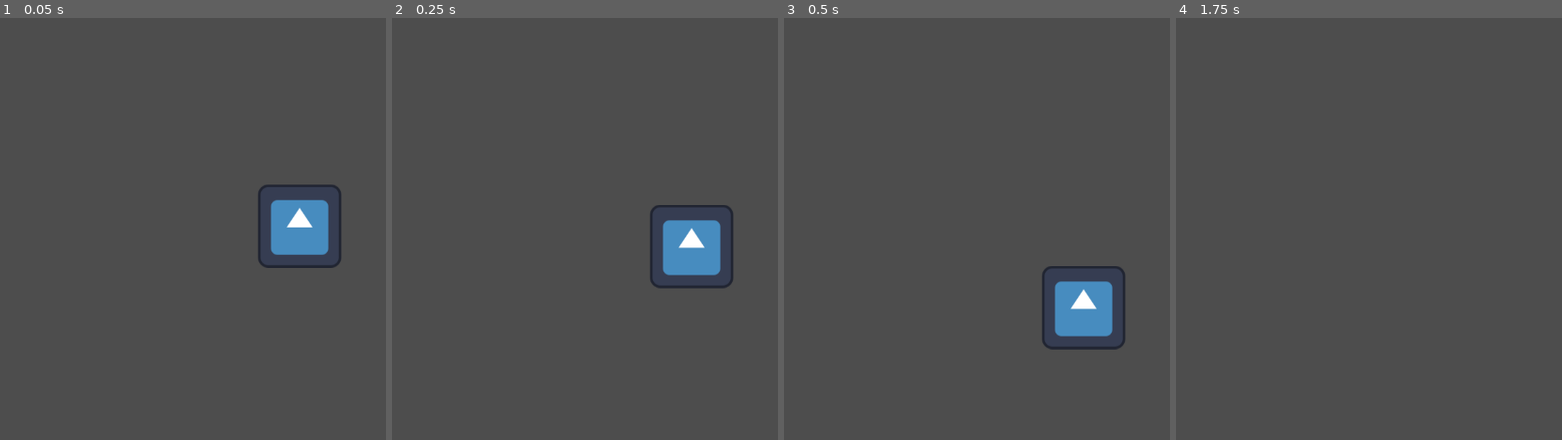
Above: before the commit, frames 1-4 (left to right).
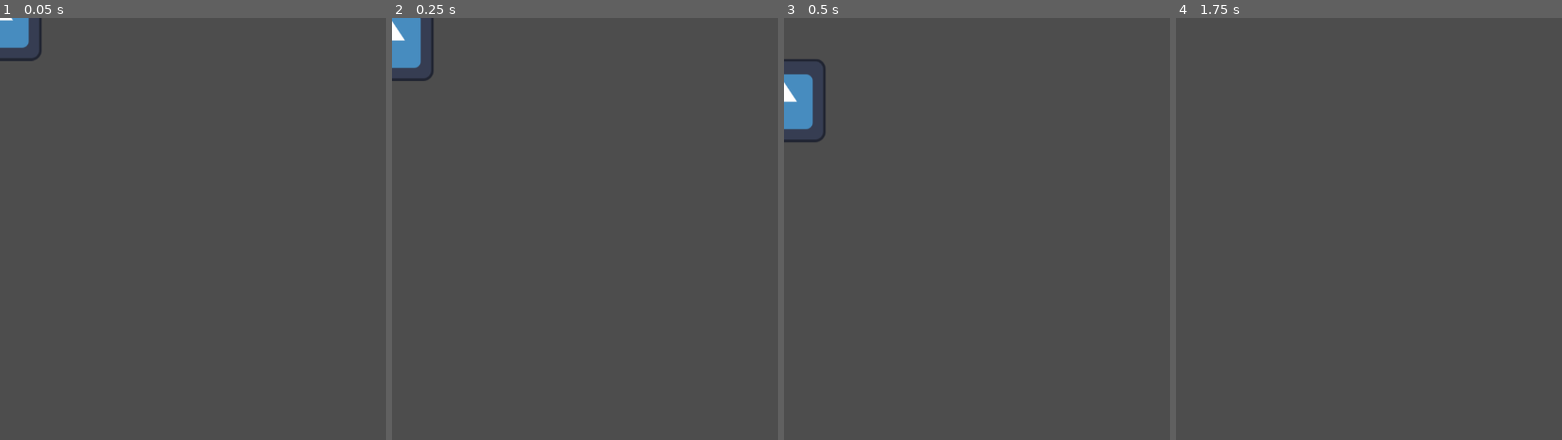
Above: after the commit, the same moments.

Repository: T4R1N/BuiltToScale
Game: Godot game, scene res://Scenes/Main.tscn
Two runs of this game, one before a commit and one after it. Both use one fixed random seed, a clock stepped at 60 frames per second and the inputs below. Before the commit the project starts from res://Scenes/main.tscn. The engine's default icon, where the game draws it, is replaced by a stand-in: a white triangle on a blue panel in a dark square.
Inputs:
- Up to frame 1 (0.05 s): no input
- Up to frame 2 (0.25 s): no input
- Up to frame 3 (0.5 s): no input
- Up to frame 4 (1.75 s): tap Enter (ui_accept) at 0.5, 0.77, 1.52 s; hold Right (ui_right) from 0.53 s (still down)

The runs differ from the first frame. In frame 1, 3.2% of the frame differs, in the area x 0-89%, y 0-60%; in frame 2, 3.6%; in frame 3, 3.8%, in the area x 0-89%, y 9-79%; in frame 4, nothing differs.

Commit message:
Some stuff

Diff:
--- /dev/null
+++ b/Scenes/Main.tscn
@@ -0,0 +1,9 @@
+[gd_scene load_steps=2 format=3 uid="uid://ujrl0r23bgjd"]
+
+[ext_resource type="PackedScene" uid="uid://cgmocoowxewlq" path="res://Scenes/Stage.tscn" id="1_wvxyk"]
+
+[node name="Main" type="Node"]
+
+[node name="CurrentScene" type="Node" parent="."]
+
+[node name="Stage" parent="CurrentScene" instance=ExtResource("1_wvxyk")]
--- /dev/null
+++ b/Scenes/Stage.tscn
@@ -0,0 +1,7 @@
+[gd_scene load_steps=2 format=3 uid="uid://cgmocoowxewlq"]
+
+[ext_resource type="PackedScene" uid="uid://lbttidtwr61x" path="res://Scenes/Player.tscn" id="1_mtinf"]
+
+[node name="Stage" type="Node2D"]
+
+[node name="Player" parent="." instance=ExtResource("1_mtinf")]
--- a/Scenes/main.tscn
+++ /dev/null
@@ -1,8 +0,0 @@
-[gd_scene load_steps=2 format=3 uid="uid://ujrl0r23bgjd"]
-
-[ext_resource type="PackedScene" uid="uid://lbttidtwr61x" path="res://Scenes/player.tscn" id="1_0ofrn"]
-
-[node name="Main" type="Node"]
-
-[node name="Player" parent="." instance=ExtResource("1_0ofrn")]
-position = Vector2(460, 318)
--- a/project.godot
+++ b/project.godot
@@ -11,6 +11,24 @@
 [application]
 
 config/name="Built To Scale"
-run/main_scene="res://Scenes/main.tscn"
+run/main_scene="res://Scenes/Main.tscn"
 config/features=PackedStringArray("4.2", "Forward Plus")
 config/icon="res://icon.svg"
+
+[input]
+
+Left={
+"deadzone": 0.5,
+"events": [Object(InputEventKey,"resource_local_to_scene":false,"resource_name":"","device":-1,"window_id":0,"alt_pressed":false,"shift_pressed":false,"ctrl_pressed":false,"meta_pressed":false,"pressed":false,"keycode":0,"physical_keycode":65,"key_label":0,"unicode":97,"echo":false,"script":null)
+]
+}
+Right={
+"deadzone": 0.5,
+"events": [Object(InputEventKey,"resource_local_to_scene":false,"resource_name":"","device":-1,"window_id":0,"alt_pressed":false,"shift_pressed":false,"ctrl_pressed":false,"meta_pressed":false,"pressed":false,"keycode":0,"physical_keycode":68,"key_label":0,"unicode":100,"echo":false,"script":null)
+]
+}
+Jump={
+"deadzone": 0.5,
+"events": [Object(InputEventKey,"resource_local_to_scene":false,"resource_name":"","device":-1,"window_id":0,"alt_pressed":false,"shift_pressed":false,"ctrl_pressed":false,"meta_pressed":false,"pressed":false,"keycode":0,"physical_keycode":32,"key_label":0,"unicode":32,"echo":false,"script":null)
+]
+}
Not shown, added: Assets/Robo1.wav.import
Not shown, added: Assets/blipSelect.wav.import
Renamed: Scenes/player.tscn -> Scenes/Player.tscn
Not shown, added: Assets/Robo1.wav
Not shown, added: Assets/blipSelect.wav
